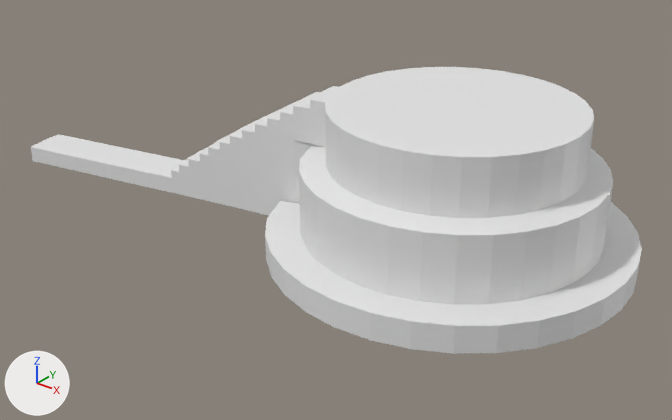
The Blender file Unity Project SD/Assets/Sprites/Stage.blend: old version first, new version second.
Rendered twice from a 50 mm lens placed at (28.0, -47.0, 24.0), pointed at (-8.9, -0.8, -4.6). Lighting does not change. The marker at lower left points along +X, +Y and +Z.
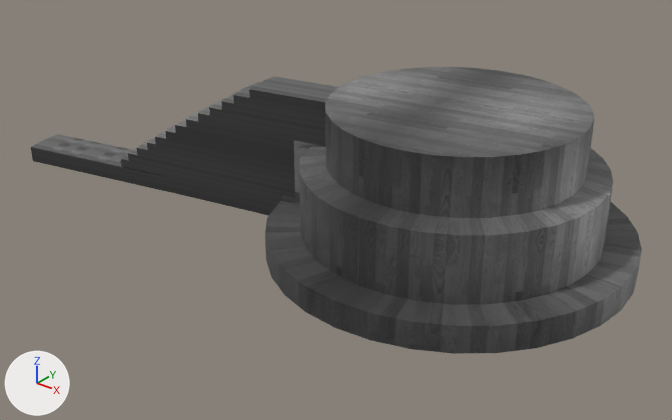
Boxes (x1, y1, x2, y2) around the edits, measured in the pictures (672 x 420 px):
part 1 of me_cylinder, added
    after: (31, 67, 642, 354)

The change, as a list of edits to the scene's bpy script:
```text
Add img_dds_png:
    img_dds_png = load_image('dds.png', 'dds.png', 2880, 1800, 'sRGB')
Add mat_material:
    mat_material = principled_material('Material')
    mat_material.texture = img_dds_png
Change me_cylinder:
    used by ob_cylinder; location = (0.0, 0.0, 0.0)
    remove me_cylinder.from_pydata(...)  # 680 vertices, 650 faces; spans x -34.7..11.9, y -12.0..12.0, z -5.2..4.8
    add me_cylinder.from_pydata(...)  # 7398 vertices, 7287 faces; spans x -34.7..11.9, y -12.0..12.0, z -5.2..4.8
    me_cylinder part 1: 6718 vertices added at x -34.7..11.9, y -12.0..12.0, z -5.1..4.8
    add me_cylinder.materials.append(mat_material)  # picture img_dds_png
```
